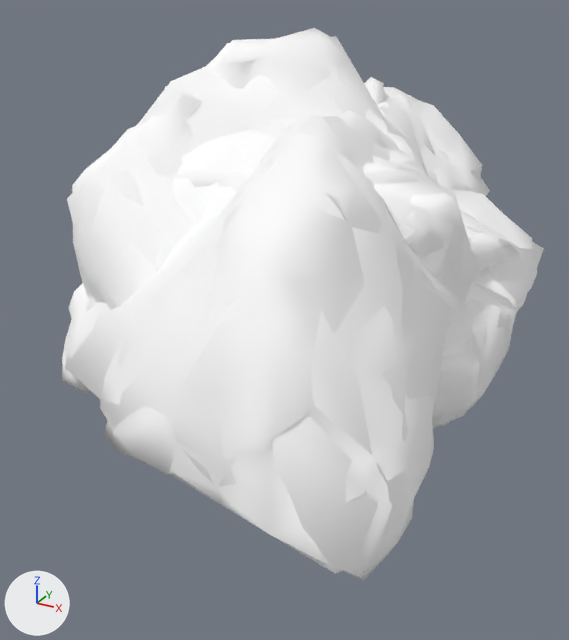
Renders of the glTF model public/models/rocks.glb from each side of a commit.
Rendered twice from a 50 mm camera at (1.73, -3.31, 1.71) aimed at (0.02, -0.19, 0.15). The axes (+X, +Y, +Z) are drawn at lower left. The lights are the same throughout. The first picture is the older version.

The first picture shows 'boulder_a', 'boulder_a_lod', 'boulder_b', 'boulder_b_lod', 'boulder_c', 'boulder_c_lod', 'boulder_e', 'boulder_e_lod', 'boulder_f', 'boulder_f_lod'.
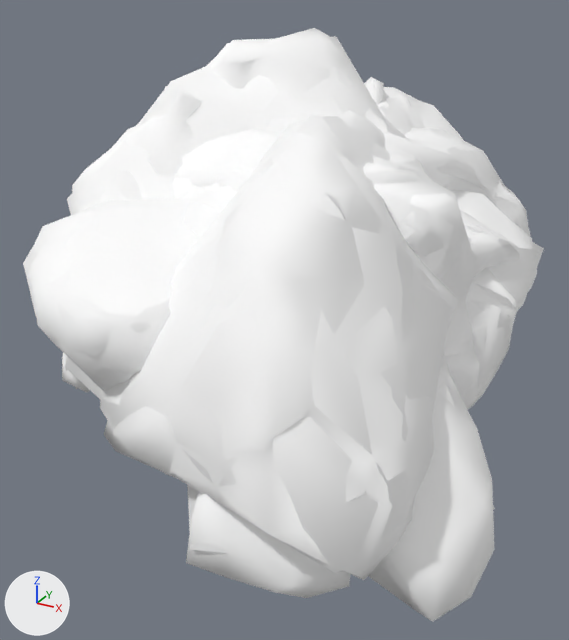
What differs and where, as boxes (x1, y1, x2, y2) in the pictures (569 x 640 px):
'boulder_g', added
    after: (186, 195, 495, 622)
'boulder_h', added
    after: (30, 129, 529, 391)
'boulder_h_lod', added (mostly hidden)
    after: (23, 128, 531, 376)
'boulder_g_lod', added (mostly hidden)
    after: (183, 186, 495, 553)

The change, as a list of edits to the scene's bpy script:
```text
Add me_modelshape_009:
    me_modelshape_009.from_pydata(...)  # 112 vertices, 220 faces; spans x -0.92..0.9, y -1.49..1.52, z -0.22..1.0
    me_modelshape_009.materials.append(mat_scanrockb)  # white #ffffff
Add me_modelshape_008:
    me_modelshape_008.from_pydata(...)  # 802 vertices, 1600 faces; spans x -0.9..0.91, y -1.5..1.5, z -0.22..0.99
    me_modelshape_008.materials.append(mat_scanrockb)  # white #ffffff
Add me_modelshape_007:
    me_modelshape_007.from_pydata(...)  # 82 vertices, 220 faces; spans x -1.25..1.29, y -1.63..1.6, z -0.19..1.0
    me_modelshape_007.materials.append(mat_scanrockb)  # white #ffffff
Add me_modelshape_006:
    me_modelshape_006.from_pydata(...)  # 772 vertices, 1600 faces; spans x -1.32..1.33, y -1.63..1.63, z -0.23..1.03
    me_modelshape_006.materials.append(mat_scanrockb)  # white #ffffff
Add ob_boulder_h_lod:
    ob_boulder_h_lod = bpy.data.objects.new('boulder_h_lod', me_modelshape_009)
    ob_boulder_h_lod.location = (0.0, 0.0, 0.0)
Add ob_boulder_h:
    ob_boulder_h = bpy.data.objects.new('boulder_h', me_modelshape_008)
    ob_boulder_h.location = (0.0, 0.0, 0.0)
Add ob_boulder_g_lod:
    ob_boulder_g_lod = bpy.data.objects.new('boulder_g_lod', me_modelshape_007)
    ob_boulder_g_lod.location = (0.0, 0.0, 0.0)
Add ob_boulder_g:
    ob_boulder_g = bpy.data.objects.new('boulder_g', me_modelshape_006)
    ob_boulder_g.location = (0.0, 0.0, 0.0)
```
